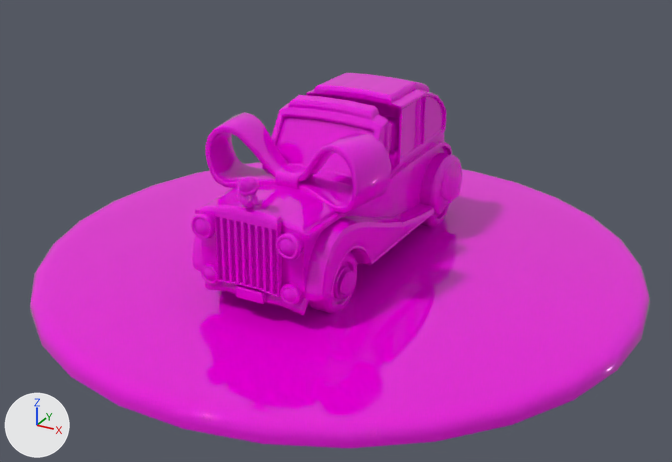
The FBX model PenguinHeist/Assets/Prefabs/LD_Mesh/FBX/SM_Car.fbx as it was, and as the next commit left it.
Both versions are drawn from a 50 mm lens placed at (7.26, -13.32, 7.15), pointed at (0.18, -0.46, 0.72). Every picture has the same lights, and +X, +Y and +Z are marked at lower left. Where no turn or scale is listed for an object, it has been applied to the vertices. Vertices at the same position are counted once.

Names of what the first picture shows: 'SM_Car'.
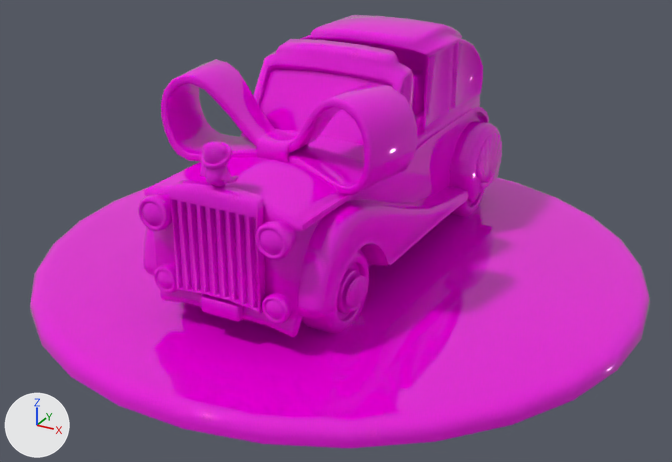
Edits to the bpy script that builds the scene:
```text
Change me_mesh:
    remove me_mesh.from_pydata(...)  # 7638 vertices, 14248 faces; spans x -5.34..5.34, y -5.31..5.31, z -0.2..2.97
    add me_mesh.from_pydata(...)  # 7638 vertices, 14248 faces; spans x -5.34..5.34, y -5.31..5.31, z -0.2..3.9
    me_mesh part 1: the loose piece of 862 vertices spanning x -1.06..1.05, y -2.81..2.91, z 0.36..2.97 is scaled about its middle by 1.33, then moved by (0.0, 0.19, 0.49)
    me_mesh part 2: the loose piece of 225 vertices spanning x 0.55..0.96, y -3.02..-2.76, z 1.33..1.74 is scaled about its middle by 1.33, then moved by (0.25, -0.77, 0.45)
    me_mesh part 3: the loose piece of 225 vertices spanning x 0.55..0.88, y -2.93..-2.72, z 0.55..0.88 is scaled about its middle by 1.33, then moved by (0.24, -0.75, 0.18)
    me_mesh part 4: the loose piece of 225 vertices spanning x -0.9..-0.56, y -2.93..-2.72, z 0.55..0.88 is scaled about its middle by 1.33, then moved by (-0.24, -0.75, 0.18)
    me_mesh part 5: the loose piece of 225 vertices spanning x -0.96..-0.56, y -3.02..-2.76, z 1.33..1.74 is scaled about its middle by 1.33, then moved by (-0.25, -0.77, 0.45)
    me_mesh part 6: the loose piece of 128 vertices spanning x -0.13..0.15, y -2.86..-2.79, z 2.33..2.41 is scaled about its middle by 1.33, then moved by (0.01, -0.75, 0.72)
    me_mesh part 7: the loose piece of 396 vertices spanning x -0.16..0.18, y -2.96..-2.49, z 1.94..2.45 is scaled about its middle by 1.33, then moved by (0.01, -0.72, 0.67)
    me_mesh part 8: the loose piece of 70 vertices spanning x 0.08..0.2, y -2.88..-2.8, z 2.05..2.22 is scaled about its middle by 1.33, then moved by (0.05, -0.75, 0.65)
    me_mesh part 9: the loose piece of 70 vertices spanning x -0.18..-0.06, y -2.88..-2.8, z 2.05..2.22 is scaled about its middle by 1.33, then moved by (-0.04, -0.75, 0.65)
    me_mesh part 10: the loose piece of 172 vertices spanning x 1.12..1.14, y -2.06..-1.56, z 0.33..0.73 is scaled about its middle by 1.33, then moved by (0.37, -0.42, 0.12)
    me_mesh part 11: the loose piece of 513 vertices spanning x 0.69..1.12, y -2.33..-1.29, z 0.01..1.05 is scaled about its middle by 1.33, then moved by (0.3, -0.42, 0.12)
    me_mesh part 12: the loose piece of 172 vertices spanning x 1.22..1.26, y 1.6..2.59, z 0.54..1.35 is scaled about its middle by 1.33, then moved by (0.41, 0.87, 0.26)
    me_mesh part 13: the loose piece of 95 vertices spanning x 0.79..1.23, y 1.4..2.79, z 0.52..1.46 is scaled about its middle by 1.33, then moved by (0.33, 0.87, 0.27)
    me_mesh part 14: the loose piece of 513 vertices spanning x 0.69..1.12, y 1.58..2.62, z 0.01..1.05 is scaled about its middle by 1.33, then moved by (0.3, 0.87, 0.12)
    me_mesh part 15: the loose piece of 65 vertices spanning x 0.22..0.73, y 0.56..0.93, z 1.89..2.44 is scaled about its middle by 1.33, then moved by (0.16, 0.42, 0.66)
    me_mesh part 16: the loose piece of 50 vertices spanning x 0.16..0.81, y 0.6..0.97, z 1.08..1.93 is scaled about its middle by 1.33, then moved by (0.16, 0.44, 0.44)
    me_mesh part 17: the loose piece of 276 vertices spanning x 0.92..1.22, y -2.75..1.57, z 0.53..1.61 is scaled about its middle by 1.33, then moved by (0.35, -0.02, 0.3)
    me_mesh part 18: the loose piece of 276 vertices spanning x -1.22..-0.92, y -2.75..1.57, z 0.53..1.61 is scaled about its middle by 1.33, then moved by (-0.35, -0.02, 0.3)
    me_mesh part 19: 694 of the vertices in x -1.52..1.52, y -2.9..-1.07, z 1.73..2.81 are scaled about their middle by 1.33, then moved by (0.0, -0.48, 0.46)
    me_mesh part 20: 306 of the vertices in x -1.14..0.56, y -2.92..-1.56, z 0.33..0.73 are scaled about their middle by 1.33, then moved by (0.0, -0.48, 0.46)
```

Where the change shows, as pixel boxes (x1, y1, x2, y2) in the pictures (672 x 462 px; the box of a moved part takes in the faces that stretch with it):
'SM_Car', reshaped (15% taller)
    before: (30, 73, 650, 448)
    after: (30, 15, 650, 448)
part 1 of me_mesh, moved or reshaped
    before: (195, 73, 452, 315)
    after: (144, 15, 489, 337)
part 2 of me_mesh, moved or reshaped
    before: (276, 232, 304, 260)
    after: (255, 220, 295, 260)
part 3 of me_mesh, moved or reshaped
    before: (280, 283, 302, 305)
    after: (261, 293, 293, 324)
part 4 of me_mesh, moved or reshaped
    before: (201, 263, 218, 284)
    after: (154, 264, 176, 293)
part 5 of me_mesh, moved or reshaped
    before: (191, 213, 215, 239)
    after: (138, 194, 172, 231)
part 6 of me_mesh, moved or reshaped
    before: (239, 178, 256, 185)
    after: (202, 144, 226, 154)
part 7 of me_mesh, moved or reshaped
    before: (237, 176, 263, 208)
    after: (201, 141, 239, 187)
part 8 of me_mesh, moved or reshaped
    before: (251, 194, 258, 205)
    after: (221, 165, 231, 182)
part 9 of me_mesh, moved or reshaped
    before: (237, 192, 241, 201)
    after: (200, 164, 206, 177)
part 10 of me_mesh, moved or reshaped
    before: (340, 271, 355, 297)
    after: (346, 275, 367, 311)
part 11 of me_mesh, moved or reshaped
    before: (308, 252, 357, 314)
    after: (302, 249, 369, 334)
part 12 of me_mesh, moved or reshaped
    before: (440, 161, 462, 205)
    after: (476, 132, 502, 188)
part 13 of me_mesh, moved or reshaped
    before: (420, 153, 462, 213)
    after: (450, 121, 502, 199)
part 14 of me_mesh, moved or reshaped
    before: (420, 204, 449, 227)
    after: (450, 189, 485, 217)
part 15 of me_mesh, moved or reshaped
    before: (381, 115, 400, 152)
    after: (411, 70, 425, 117)
part 16 of me_mesh, moved or reshaped
    before: (389, 147, 399, 171)
    after: (414, 110, 424, 138)
part 17 of me_mesh, moved or reshaped
    before: (305, 203, 435, 301)
    after: (297, 186, 469, 318)
part 18 of me_mesh, moved or reshaped
    before: (192, 235, 203, 272)
    after: (143, 227, 157, 276)
part 19 of me_mesh, moved or reshaped
    before: (205, 112, 391, 230)
    after: (161, 59, 417, 218)
part 20 of me_mesh, moved or reshaped
    before: (214, 215, 282, 304)
    after: (170, 198, 265, 321)
